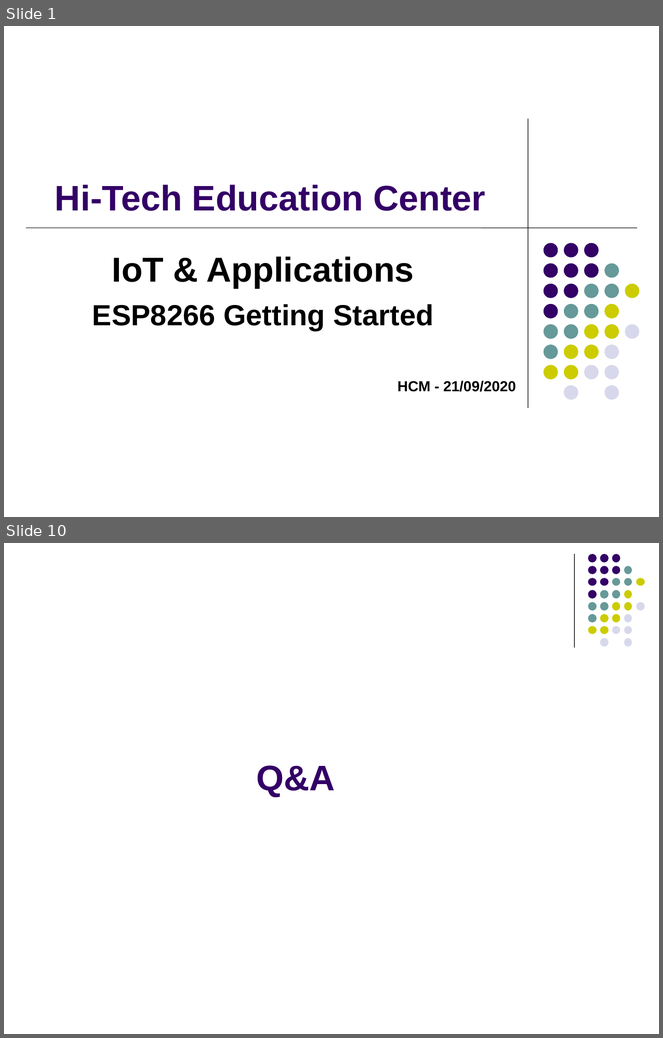
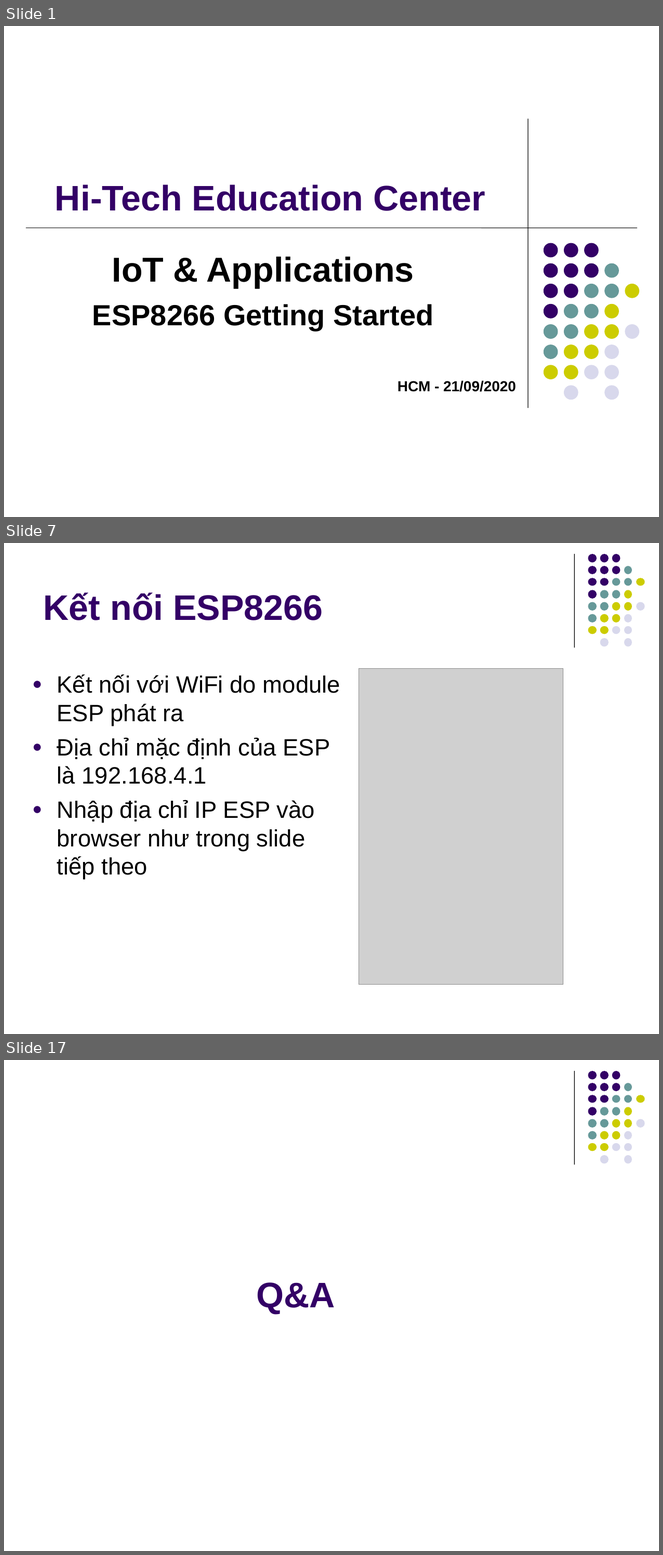
Before and after one commit to kmtekvn/hi-tech, a slide deck: 01.slides/Buoi 2 - ESP8266 Basic/02 - Giao tiếp ESP8266.ppt. Shown one above the other, each under a label of ours: slides 1 and 10 before the commit, slides 1, 7 and 17 after it; the slides between them are not shown. The pictures are 663x1038 and 663x1555 pixels, drawn with LibreOffice and Linux fonts; fonts in the diff are those of the drawing; grey boxes stand for pictures. Boxes give left, top, right and bottom in pixels: in the first picture for what was removed or moved away, otherwise in the second. Text is boxed around its words. In the diff, an @@ line names an element or a change of style, - is before the commit and + after.

```diff
--- a/01.slides/Buoi 2 - ESP8266 Basic/02 - Giao tiếp ESP8266.ppt
+++ b/01.slides/Buoi 2 - ESP8266 Basic/02 - Giao tiếp ESP8266.ppt
@@ slide 7 added at (4,543,659,1034), background #FFFFFF; not listed: 32 template elements that a slide beside it also shows @@
@@ title added at (44,592,323,620), 39 pt, text #330066, bold @@
+Kết nối ESP8266
@@ text added at (57,675,340,880), 26 pt, text #000000 @@
+● Kết nối với WiFi do module ESP phát ra
+● Địa chỉ mặc định của ESP là 192.168.4.1
+● Nhập địa chỉ IP ESP vào browser như trong slide tiếp theo
@@ picture added at (359,669,564,984) @@
@@ what was slide 10 is now slide 17 @@
```
Also in this commit, not shown: 2 slides changed, 12 other slides added, 6 slides removed, 3 other files.
